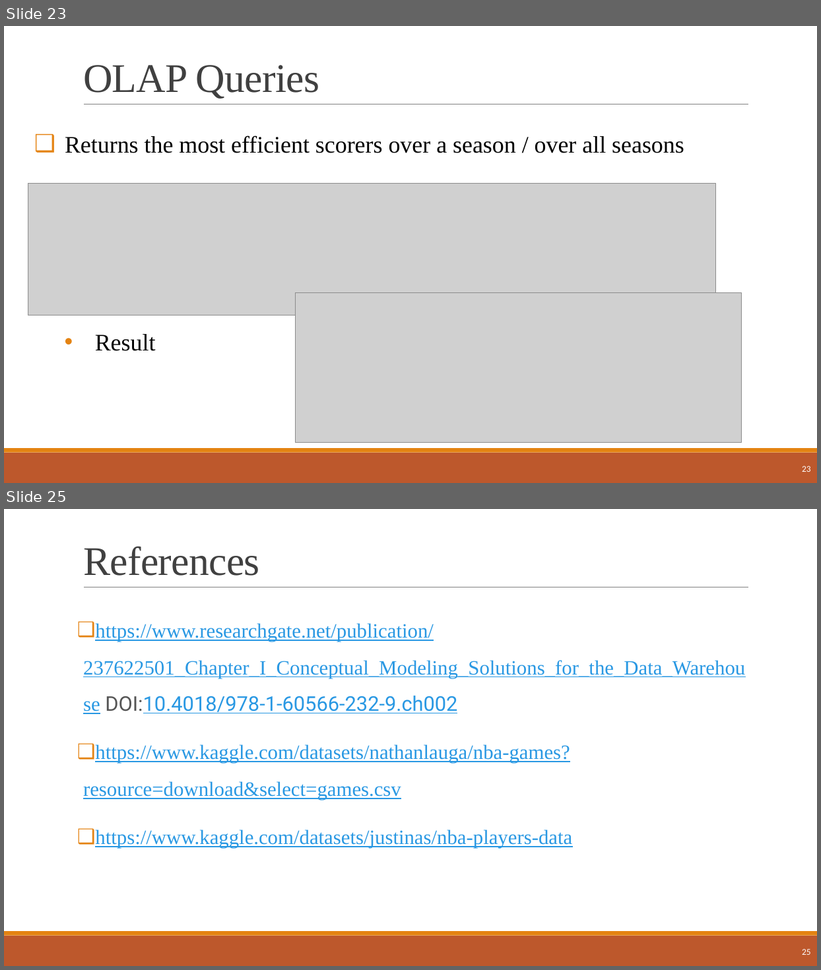
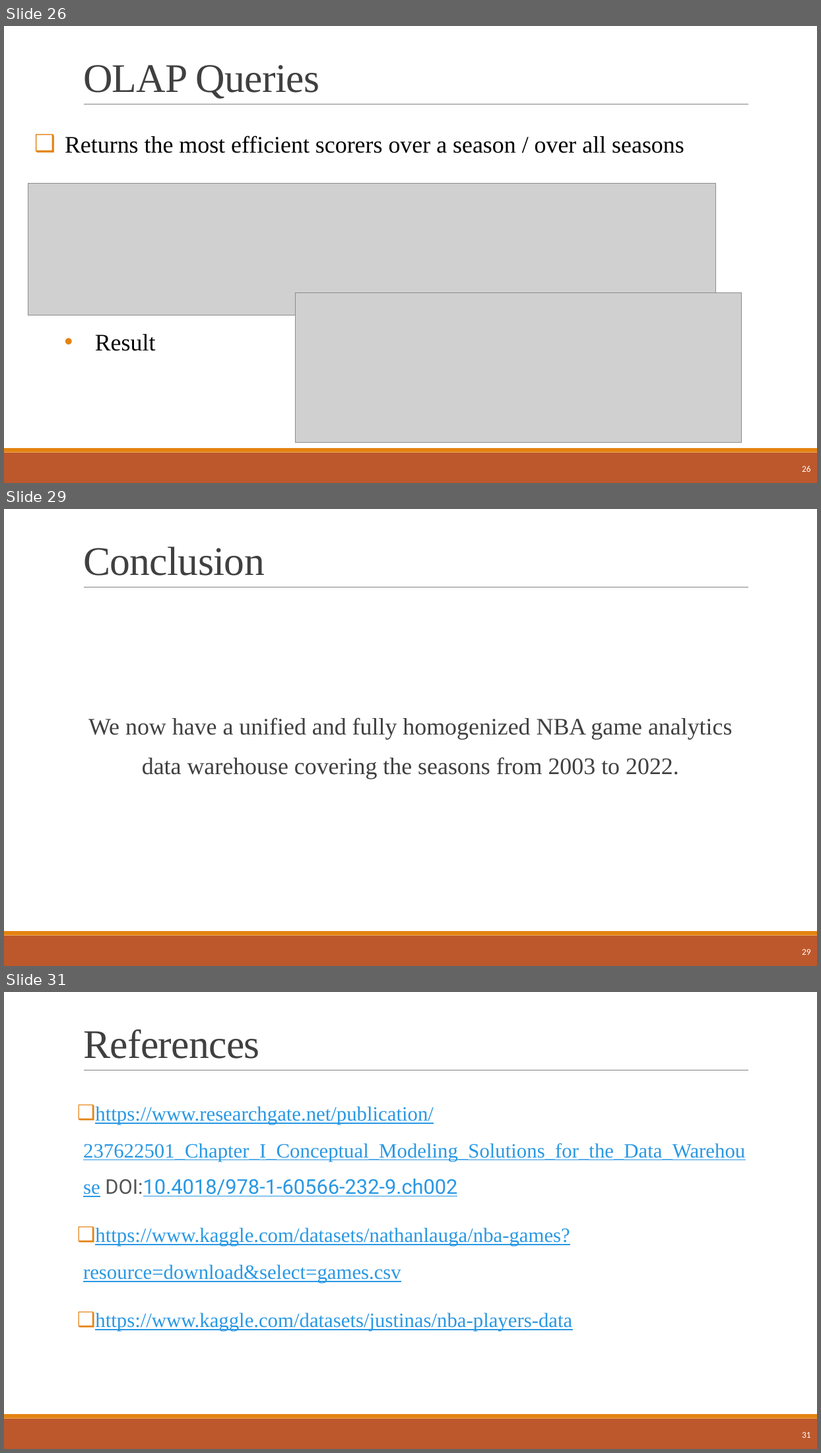
Before and after one commit to najeh-halawani/NBA-Data-Warehouse, a slide deck: presentation_Data_Management.pptx. Shown one above the other, each under a label of ours: slides 23 and 25 before the commit, slides 26, 29 and 31 after it; the slides between them are not shown. The pictures are 821x970 and 821x1453 pixels, drawn with LibreOffice and Linux fonts; fonts in the diff are those of the drawing; grey boxes stand for pictures. Boxes give left, top, right and bottom in pixels: in the first picture for what was removed or moved away, otherwise in the second. Text is boxed around its words. In the diff, an @@ line names an element or a change of style, - is before the commit and + after.

```diff
--- a/presentation_Data_Management.pptx
+++ b/presentation_Data_Management.pptx
@@ slide 29 added at bbox=[4, 509, 817, 966], background #FFFFFF; not listed: 3 template elements that a slide beside it also shows @@
@@ title added at bbox=[83, 547, 265, 576], 48 pt, text #404040 @@
+Conclusion
@@ text added at bbox=[88, 718, 732, 780], 28 pt, text #404040 @@
+We now have a unified and fully homogenized NBA game analytics data warehouse covering the seasons from 2003 to 2022.
@@ page number added at bbox=[802, 949, 811, 955], 10.5 pt, text #FFFFFF @@
+29
@@ what was slide 23 is now slide 26 @@
@@ page number at bbox=[802, 466, 811, 472]: text changed @@
-23
+26
@@ what was slide 25 is now slide 31 @@
@@ page number at bbox=[802, 1432, 811, 1438]: text changed @@
-25
+31
```
Also in this commit, not shown: 16 slides changed, 8 other slides added, 1 slide removed, 4 other files.
